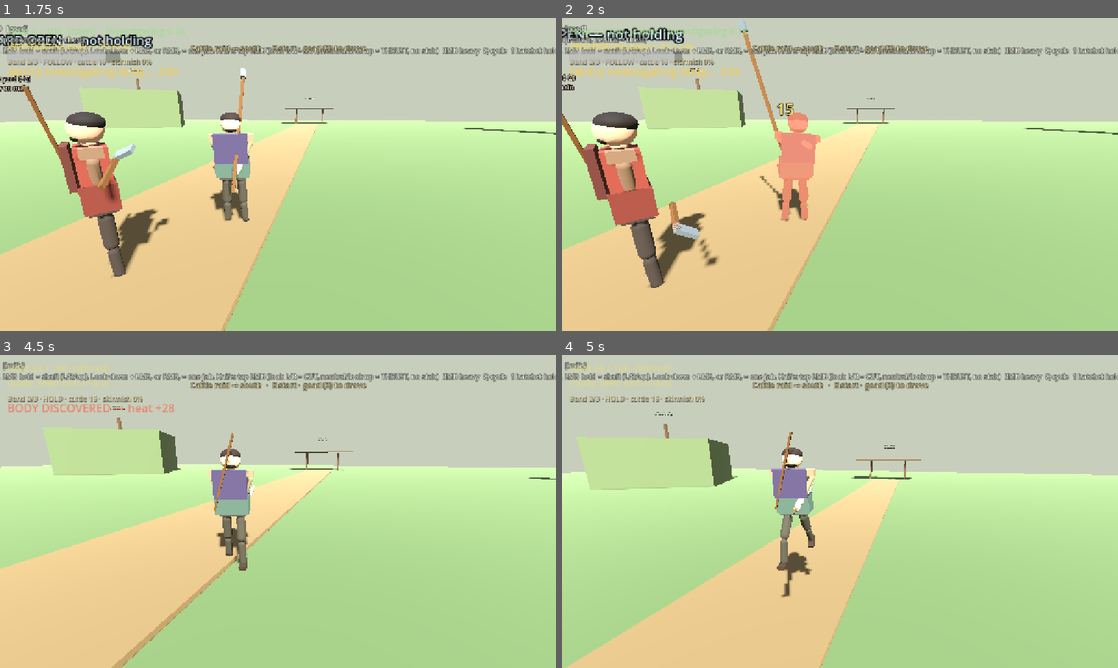
Above: before the commit, frames 1-4 (two rows, left to right).
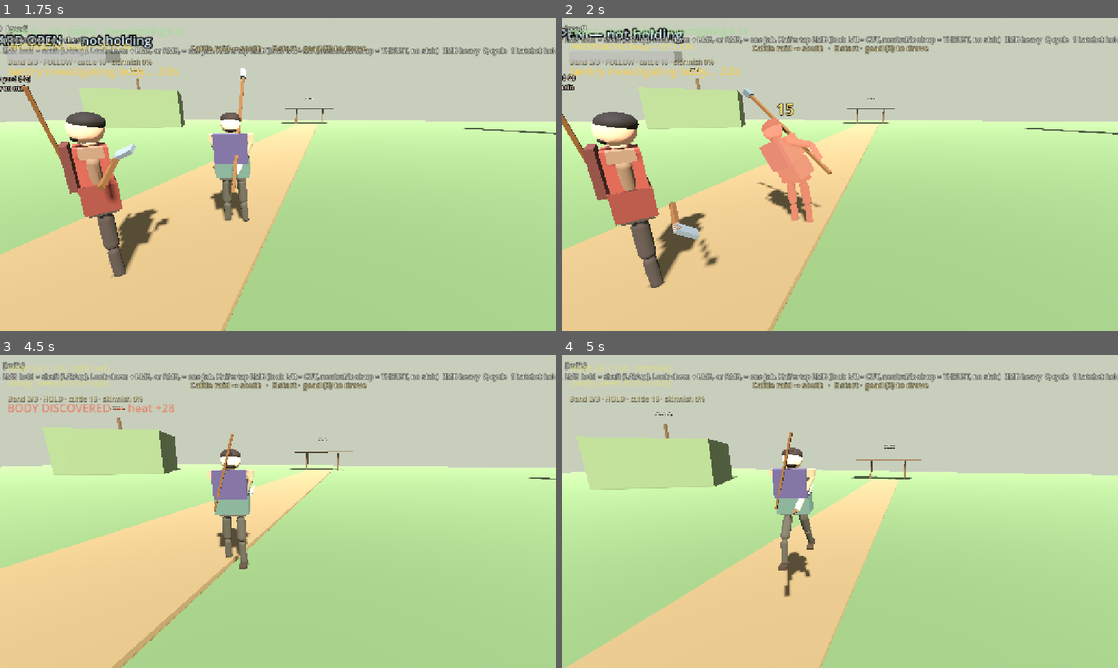
Above: after the commit, the same moments.

Repository: fortins4/devPlayground
Game: Godot game, scene res://scenes/main/main.tscn
The game is run twice, just before and just after one commit, with the same random seed, the same clock (stepped at 60 frames per second) and the same inputs.
Inputs (mouse positions are in pixels of both pictures, inside the frame that each line leads up to):
- Up to frame 1 (1.75 s): tap Enter at 0.5 s; move the mouse to (305, 174) at 0.52 s; hold Shift (sprint) 0.53-1.28 s; hold W (move_forward) from 0.53 s (still down); click (305, 174) at 0.67 s; tap Space (jump) at 0.77, 1.52 s; move the mouse to (250, 174) at 1.27 s; right-click (250, 174) at 1.35 s; tap Shift (sprint) at 1.55 s
- Up to frame 2 (2 s): keep holding W (move_forward)
- Up to frame 3 (4.5 s): keep holding W (move_forward); move the mouse to (289, 505) at 2.02 s; press the mouse at (289, 505) at 2.03 s; tap Shift (sprint) at 2.3, 3.05, 3.8 s; move the mouse to (272, 517) at 2.77 s; release the mouse at (272, 517) at 2.78 s; tap H (band_toggle) at 2.85 s; click (272, 517) at 2.92 s; tap Space (jump) at 3.02, 3.77 s; move the mouse to (316, 514) at 3.52 s; hold Ctrl (crouch) 3.53-4.28 s; move the mouse to (233, 508) at 4.27 s; tap Q (cycle_weapon) at 4.35 s
- Up to frame 4 (5 s): keep holding W (move_forward); tap Space (jump) at 4.52 s; tap Shift (sprint) at 4.55 s

Frame 1 is identical in both runs. In frame 2, 4.5% of the frame differs, in the area x 0-100%, y 0-66%; in frame 3, 0.2%; in frame 4, 0.2%.

Commit message:
feat(combat): flinch when a hit lands
A landed hit pulls Cian into a short full-body recoil, then back to the ready pose. The goad stays in his hands. Not a knockdown.

Diff:
--- a/scripts/characters/player/player_controller.gd
+++ b/scripts/characters/player/player_controller.gd
@@ -81,6 +81,11 @@
 const GOAD_AIM_SPAN := 18.0
 ## Follow-through eases back to the ready pose. Not a hard zero, not a victory hold.
 const GOAD_SETTLE_SEC := 0.22
+## Hit flinch: snap in, short hold, ease back to the ready pose. Not a knockdown.
+const HURT_FLINCH_IN_SEC := 0.10
+const HURT_FLINCH_HOLD_SEC := 0.12
+const HURT_FLINCH_OUT_SEC := 0.16
+var _hurt_reacting: bool = false
 ## Light footwork step during charge (does NOT cancel charge). Sprint still cancels.
 const CHARGE_STEP_SPEED := 4.4
 const CHARGE_STEP_SECS := 0.13
@@ -297,6 +302,7 @@
 	_update_noise(horiz.length(), sprinting)
 	_update_drag_stamina(delta)
 	if not is_mounted:
+		_expire_hurt_react_if_tween_died()
 		_tick_locomotion(delta, horiz.length(), sprinting, locked)
 		_tick_shaft_block()
 		_sync_weapon_to_hand()
@@ -314,7 +320,7 @@
 	if locomotion == null:
 		return
 	# Charge locks walk-arm swing so aim cock reads cleanly; swing uses same path.
-	var attacking := combat != null and (combat.is_attacking or combat.is_charging or combat.is_shaft_blocking)
+	var attacking := combat != null and (combat.is_attacking or combat.is_charging or combat.is_shaft_blocking or _hurt_reacting)
 	var local_dir := Vector3.ZERO
 	var input_dir := _move_vector()
 	if not locked:
@@ -326,6 +332,7 @@
 		and not combat.is_charging
 		and not combat.is_attacking
 		and not combat.is_shaft_blocking
+		and not _hurt_reacting
 		and horiz_speed < 0.25
 		and not is_mounted
 	):
@@ -335,6 +342,7 @@
 		and not combat.is_attacking
 		and not combat.is_charging
 		and not combat.is_shaft_blocking
+		and not _hurt_reacting
 		and combat.current_weapon != CombatSystem.Weapon.HATCHET
 		and horiz_speed >= 0.25
 	):
@@ -348,6 +356,13 @@
 	## Goad out: look is the guard. No held button. Sprint and attacks drop it.
 	## Not a parry — the face stays up for as long as he is still looking.
 	if combat == null:
+		return
+	if _hurt_reacting:
+		# The flinch owns the body. Remember the look, but do not raise the shaft.
+		var face := _resolve_shaft_guard_face()
+		if combat.is_shaft_blocking:
+			combat.set_shaft_block(false)
+		combat.set_shaft_guard_face(face)
 		return
 	var want := (
 		combat.current_weapon == CombatSystem.Weapon.GOAD
@@ -1004,6 +1019,57 @@
 		combat.cancel_charge()
 		_hatchet_charge_armed = false
 	_screen_punch(0.07 if amount >= 12.0 else 0.045)
+	if amount > 0.0:
+		_play_hurt_flinch()
+
+
+func _expire_hurt_react_if_tween_died() -> void:
+	if not _hurt_reacting:
+		return
+	if _arm_tween and _arm_tween.is_valid():
+		return
+	_hurt_reacting = false
+
+
+func _play_hurt_flinch() -> void:
+	## A landed hit. Charge is already dropped. A swing in progress yields
+	## the same way: the pose becomes the flinch, then the ready pose.
+	## Does not change attack rules beyond that. Not a knockdown.
+	if combat == null or locomotion == null or combat.is_dead:
+		return
+	if is_mounted:
+		return
+	var weapon_id := int(combat.current_weapon)
+	var pose_idle: Dictionary = ToolStrikePoses.tool_idle_pose(weapon_id)
+	var pose_hurt: Dictionary = ToolStrikePoses.tool_hurt_flinch_pose(weapon_id)
+	var start_pose: Dictionary = _current_tool_pose(pose_idle)
+	if _arm_tween and _arm_tween.is_valid():
+		_arm_tween.kill()
+	if _torso_tween and _torso_tween.is_valid():
+		_torso_tween.kill()
+	_hurt_reacting = true
+	_tool_pose_active = true
+	_arm_tween = create_tween()
+	_arm_tween.tween_method(_lerp_tool_pose.bind(start_pose, pose_hurt), 0.0, 1.0, HURT_FLINCH_IN_SEC).set_trans(Tween.TRANS_QUAD).set_ease(Tween.EASE_OUT)
+	_arm_tween.tween_interval(HURT_FLINCH_HOLD_SEC)
+	_arm_tween.tween_method(_slerp_tool_pose.bind(pose_hurt, pose_idle), 0.0, 1.0, HURT_FLINCH_OUT_SEC).set_trans(Tween.TRANS_SINE).set_ease(Tween.EASE_IN_OUT)
+	_arm_tween.tween_callback(_finish_hurt_flinch)
+
+
+func _finish_hurt_flinch() -> void:
+	_hurt_reacting = false
+	if combat == null or locomotion == null:
+		_tool_pose_active = false
+		return
+	if combat.is_charging or combat.is_dead:
+		return
+	if combat.is_attacking:
+		# The swing already yielded. Leave the ready pose the tween landed on.
+		_apply_tool_pose(ToolStrikePoses.tool_idle_pose(int(combat.current_weapon)))
+		_tool_pose_active = false
+		return
+	_apply_tool_pose(ToolStrikePoses.tool_idle_pose(int(combat.current_weapon)))
+	_tool_pose_active = false
 
 
 func _screen_punch(amount: float) -> void:
--- a/systems/combat/tool_strike_poses.gd
+++ b/systems/combat/tool_strike_poses.gd
@@ -171,6 +171,27 @@
 		Vector3(-8, -2, 10), Vector3(22, 0, 0),
 		Vector3(18, -8, 72)
 	))
+
+
+## Short hit flinch. Torso, head, and both arms recoil. The stick stays in
+## the right hand. Knees soften and the soles stay down. Not a knockdown.
+static func tool_hurt_flinch_pose(weapon: int) -> Dictionary:
+	var pose := _deg_pose(_pack(
+		Vector3(2, -14, 4), Vector3(14, -24, 16), Vector3(10, -26, 12),
+		Vector3(78, 24, 36), Vector3(-46, 0, 0),
+		Vector3(58, -12, 16), Vector3(-54, 0, 0),
+		Vector3(4, 0, -2), Vector3(-8, 0, 0),
+		Vector3(5, 0, 2), Vector3(-10, 0, 0),
+		Vector3(8, -24, 48)
+	))
+	if weapon == 2:
+		pose["root_drop"] = 0.04
+	elif weapon == 1:
+		var idle_w: Vector3 = tool_idle_pose(1)["weapon"]
+		pose["weapon"] = idle_w + Vector3(deg_to_rad(-14.0), deg_to_rad(12.0), deg_to_rad(10.0))
+	else:
+		pose.erase("weapon")
+	return pose
 
 
 ## face: chest | left | right | high | low.
--- /dev/null
+++ b/tools/capture_goad_hurt_react_screenshots.gd
@@ -0,0 +1,179 @@
+extends SceneTree
+## One landed hit, then the ready pose. xvfb + x11/opengl3.
+## Do not run bare --headless (SubViewport stays blank).
+
+const ToolStrikePoses := preload("res://systems/combat/tool_strike_poses.gd")
+const _Loco := preload("res://scripts/characters/shared/kerne_locomotion.gd")
+
+
+func _initialize() -> void:
+	_run_capture()
+
+
+func _run_capture() -> void:
+	var out_dir := "/workspace/riocht-builds/screenshots/goad-hurt-react"
+	DirAccess.make_dir_recursive_absolute(out_dir)
+
+	var vp := SubViewport.new()
+	vp.size = Vector2i(1280, 720)
+	vp.render_target_update_mode = SubViewport.UPDATE_ALWAYS
+	vp.transparent_bg = false
+	root.add_child(vp)
+
+	var world := Node3D.new()
+	world.name = "GoadHurtReact"
+	vp.add_child(world)
+
+	var env := WorldEnvironment.new()
+	var environment := Environment.new()
+	environment.background_mode = Environment.BG_COLOR
+	environment.background_color = Color(0.45, 0.55, 0.62)
+	environment.ambient_light_source = Environment.AMBIENT_SOURCE_COLOR
+	environment.ambient_light_color = Color(0.93, 0.93, 0.96)
+	environment.ambient_light_energy = 1.15
+	env.environment = environment
+	world.add_child(env)
+
+	var light := DirectionalLight3D.new()
+	light.light_energy = 1.35
+	light.rotation_degrees = Vector3(-48.0, 36.0, 0.0)
+	world.add_child(light)
+	var fill := DirectionalLight3D.new()
+	fill.light_energy = 0.5
+	fill.rotation_degrees = Vector3(-16.0, -100.0, 0.0)
+	world.add_child(fill)
+
+	var ground := MeshInstance3D.new()
+	var plane := PlaneMesh.new()
+	plane.size = Vector2(24, 24)
+	ground.mesh = plane
+	var gmat := StandardMaterial3D.new()
+	gmat.albedo_color = Color(0.28, 0.36, 0.24)
+	ground.material_override = gmat
+	world.add_child(ground)
+
+	var floor_body := StaticBody3D.new()
+	var floor_shape := CollisionShape3D.new()
+	var box := BoxShape3D.new()
+	box.size = Vector3(24, 0.4, 24)
+	floor_shape.shape = box
+	floor_shape.position = Vector3(0, -0.2, 0)
+	floor_body.add_child(floor_shape)
+	world.add_child(floor_body)
+
+	var player_packed := load("res://scenes/characters/player/player.tscn") as PackedScene
+	var player := player_packed.instantiate() as CharacterBody3D
+	world.add_child(player)
+	player.global_position = Vector3.ZERO
+	player.velocity = Vector3.ZERO
+	player.set_physics_process(false)
+	player.set_process(false)
+	player.process_mode = Node.PROCESS_MODE_DISABLED
+	var pcam := player.get_node_or_null("CameraPivot/Camera3D") as Camera3D
+	if pcam:
+		pcam.current = false
+
+	var cam := Camera3D.new()
+	cam.fov = 36.0
+	world.add_child(cam)
+	var eye := Vector3(1.15, 1.28, -3.35)
+	var look := Vector3(0.05, 1.15, 0.0)
+	cam.look_at_from_position(eye, look, Vector3.UP)
+	cam.current = true
+
+	var hud := CanvasLayer.new()
+	vp.add_child(hud)
+	var panel := ColorRect.new()
+	panel.color = Color(0.08, 0.09, 0.1, 0.78)
+	panel.position = Vector2(24, 16)
+	panel.size = Vector2(1180, 64)
+	hud.add_child(panel)
+	var dir_label := Label.new()
+	dir_label.position = Vector2(36, 26)
+	dir_label.add_theme_font_size_override("font_size", 26)
+	dir_label.add_theme_color_override("font_color", Color(1.0, 0.95, 0.72))
+	hud.add_child(dir_label)
+
+	for _i in 6:
+		await process_frame
+
+	var _reg := _Loco
+	var combat := player.get_node("CombatSystem") as CombatSystem
+	var loco := player.get_node("KerneLocomotion") as KerneLocomotion
+	combat.set_physics_process(false)
+	combat.set_process(false)
+	combat.process_mode = Node.PROCESS_MODE_DISABLED
+	combat.hit_stop_light = 0.0
+	combat.hit_stop_heavy = 0.0
+	combat.enable_hit_feedback = false
+	if loco and loco.joints.is_empty():
+		loco.rebuild()
+
+	player.global_position = Vector3.ZERO
+	player.velocity = Vector3.ZERO
+	player.rotation_degrees.y = 0.0
+	player._sprinting = false
+	player.pivot.rotation.x = 0.0
+	player._tool_aim_delta = Vector2.ZERO
+	player._charge_aim_delta = Vector2.ZERO
+	player._hatchet_charge_armed = false
+	if loco:
+		loco.clear_combat_additives()
+		loco.reset_to_rest()
+	combat.is_attacking = false
+	combat.attack_recovery_left = 0.0
+	combat.is_charging = false
+	combat.stamina = combat.max_stamina
+	combat.health = combat.max_health
+	combat.set_shaft_block(false)
+	combat.reset_weapon_pose()
+	combat.set_weapon(CombatSystem.Weapon.GOAD)
+	player._tool_pose_active = false
+	player._apply_tool_pose(ToolStrikePoses.tool_idle_pose(CombatSystem.Weapon.GOAD))
+	player._sync_weapon_to_hand()
+
+	var dealt := combat.apply_damage(14.0, null, true, CombatSystem.StrikeDirection.LEFT)
+	if dealt <= 0.0 or not player._hurt_reacting:
+		push_error("CAPTURE hit did not play the flinch dealt=%s hurt=%s" % [dealt, player._hurt_reacting])
+		quit(1)
+		return
+	if player._arm_tween and player._arm_tween.is_valid():
+		player._arm_tween.kill()
+	player._hurt_reacting = true
+	var flinch: Dictionary = ToolStrikePoses.tool_hurt_flinch_pose(CombatSystem.Weapon.GOAD)
+	player._apply_tool_pose(flinch)
+	if loco:
+		loco.tick(0.016, 0.0, false, false, true, Vector3.ZERO)
+		player._apply_tool_pose(flinch)
+	player._sync_weapon_to_hand()
+	var dur := float(player.HURT_FLINCH_IN_SEC) + float(player.HURT_FLINCH_HOLD_SEC) + float(player.HURT_FLINCH_OUT_SEC)
+	print("STATE flinch dealt=", dealt, " hurt=", player._hurt_reacting, " sec=", dur, " atk=", combat.is_attacking, " guard=", combat.is_shaft_blocking)
+	dir_label.text = "HIT LANDS  short flinch  goad stays in hand"
+	cam.look_at_from_position(eye, look, Vector3.UP)
+	for _i in 5:
+		await process_frame
+	_save(vp, out_dir, "flinch")
+
+	player._hurt_reacting = false
+	player._finish_hurt_flinch()
+	var idle: Dictionary = ToolStrikePoses.tool_idle_pose(CombatSystem.Weapon.GOAD)
+	if loco:
+		loco.tick(0.016, 0.0, false, false, false, Vector3.ZERO)
+		player._apply_tool_pose(idle)
+		player._tool_pose_active = false
+	player._sync_weapon_to_hand()
+	print("STATE ready hurt=", player._hurt_reacting, " guard=", combat.is_shaft_blocking, " atk=", combat.is_attacking)
+	dir_label.text = "BACK IN THE READY POSE"
+	for _i in 5:
+		await process_frame
+	_save(vp, out_dir, "ready")
+
+	print("CAPTURE_DONE dir=", out_dir)
+	quit(0)
+
+
+func _save(vp: SubViewport, out_dir: String, file_name: String) -> void:
+	var img: Image = vp.get_texture().get_image()
+	var path := "%s/%s.png" % [out_dir, file_name]
+	var err := img.save_png(path)
+	print("WROTE ", path, " err=", err, " bytes=", FileAccess.get_file_as_bytes(path).size())
